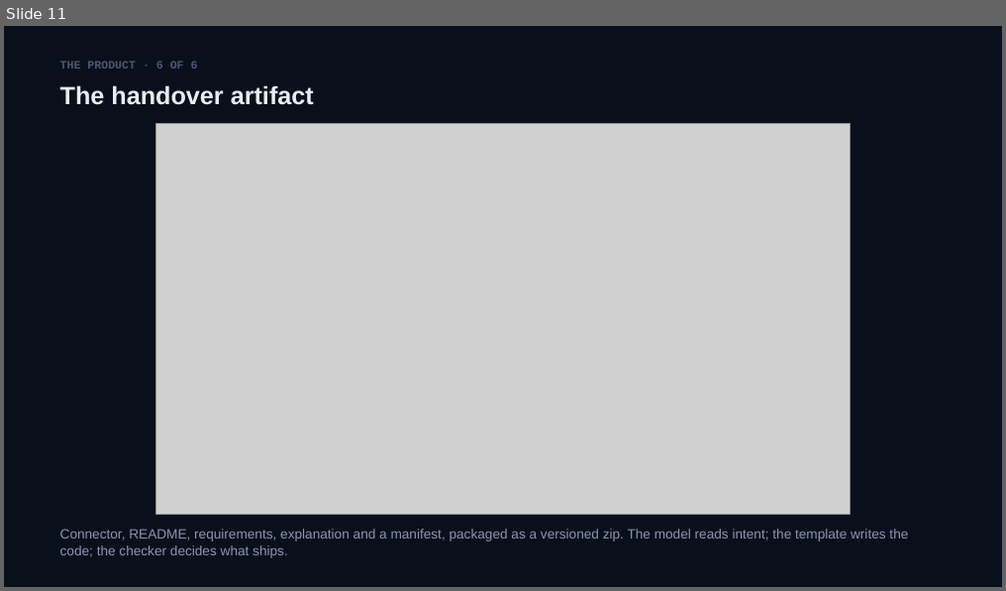
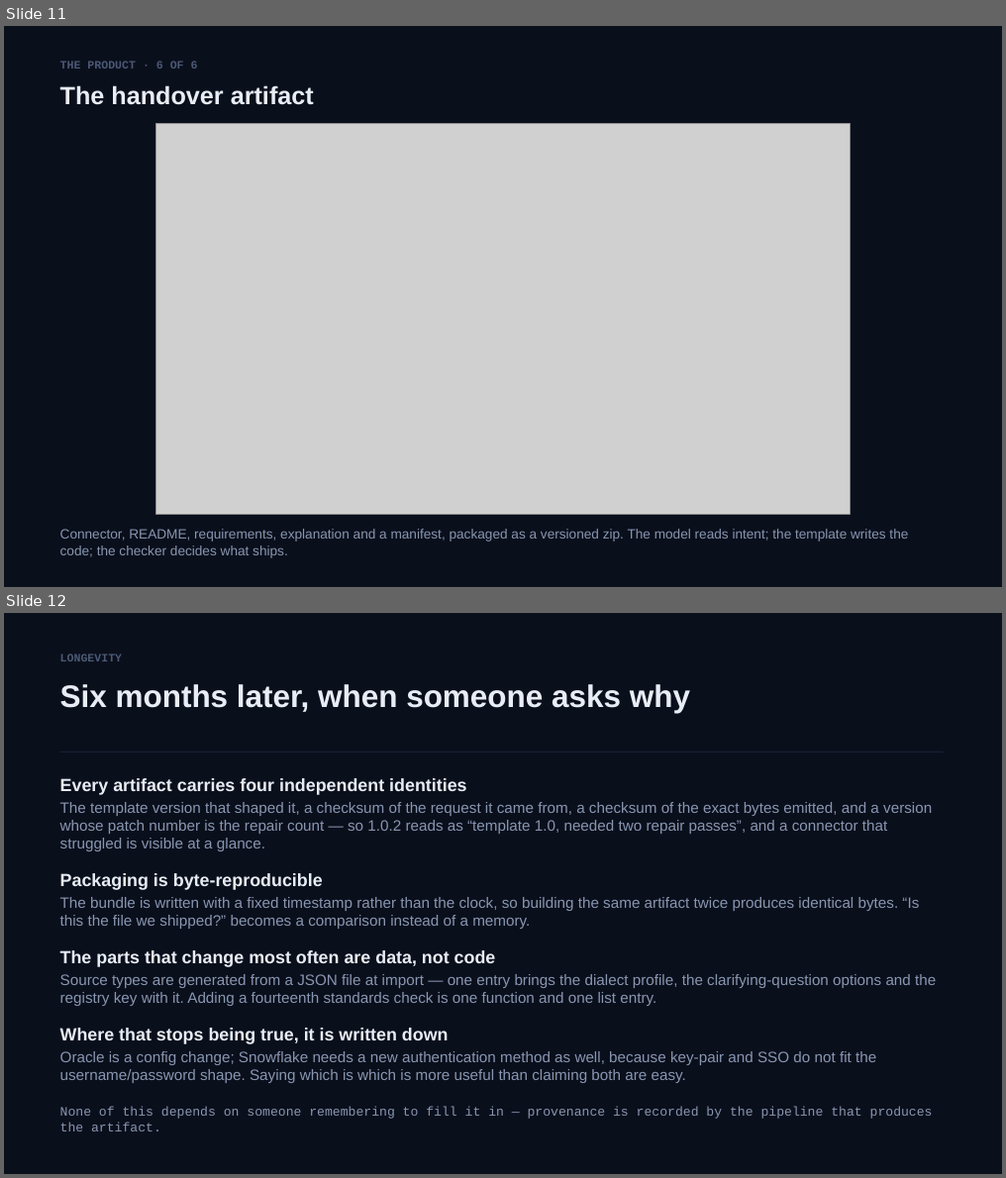
Before and after one commit to SKRejaulKarim04/data-source-onboarding-agent, a slide deck: docs/Data-Source-Onboarding-Agent.pptx. Shown one above the other, each under a label of ours: slide 11 before the commit, slides 11 and 12 after it. The pictures are 1006x591 and 1006x1178 pixels, drawn with LibreOffice and Linux fonts; fonts in the diff are those of the drawing; grey boxes stand for pictures. Boxes give left, top, right and bottom in pixels: in the first picture for what was removed or moved away, otherwise in the second. Text is boxed around its words. In the diff, an @@ line names an element or a change of style, - is before the commit and + after.

```diff
--- a/docs/Data-Source-Onboarding-Agent.pptx
+++ b/docs/Data-Source-Onboarding-Agent.pptx
@@ slide 12 added at [4,613,1002,1174], background #FFFFFF @@
@@ rectangle added at [4,613,1002,1174], fill #0A0F1C @@
@@ text added at [60,654,122,662], 11 pt, text #4B5975, bold @@
+LONGEVITY
@@ text added at [60,684,690,713], 30 pt, text #E8EDF5, bold @@
+Six months later, when someone asks why
@@ rectangle added at [60,752,944,753], fill #1F2A40 @@
@@ text added at [60,778,936,1083], 14.5 pt, text #8896B0 @@
+Every artifact carries four independent identities
+The template version that shaped it, a checksum of the request it came from, a checksum of the exact bytes emitted, and a version whose patch number is the repair count — so 1.0.2 reads as “template 1.0, needed two repair passes”, and a connector that struggled is visible at a glance.
+Packaging is byte-reproducible
+The bundle is written with a fixed timestamp rather than the clock, so building the same artifact twice produces identical bytes. “Is this the file we shipped?” becomes a comparison instead of a memory.
+The parts that change most often are data, not code
+Source types are generated from a JSON file at import — one entry brings the dialect profile, the clarifying-question options and the registry key with it. Adding a fourteenth standards check is one function and one list entry.
+Where that stops being true, it is written down
+Oracle is a config change; Snowflake needs a new authentication method as well, because key-pair and SSO do not fit the username/password shape. Saying which is which is more useful than claiming both are easy.
@@ text added at [60,1106,933,1132], 12.5 pt, text #8896B0 @@
+None of this depends on someone remembering to fill it in — provenance is recorded by the pipeline that produces the artifact.
```
Also in this commit, not shown: 2 other files.
